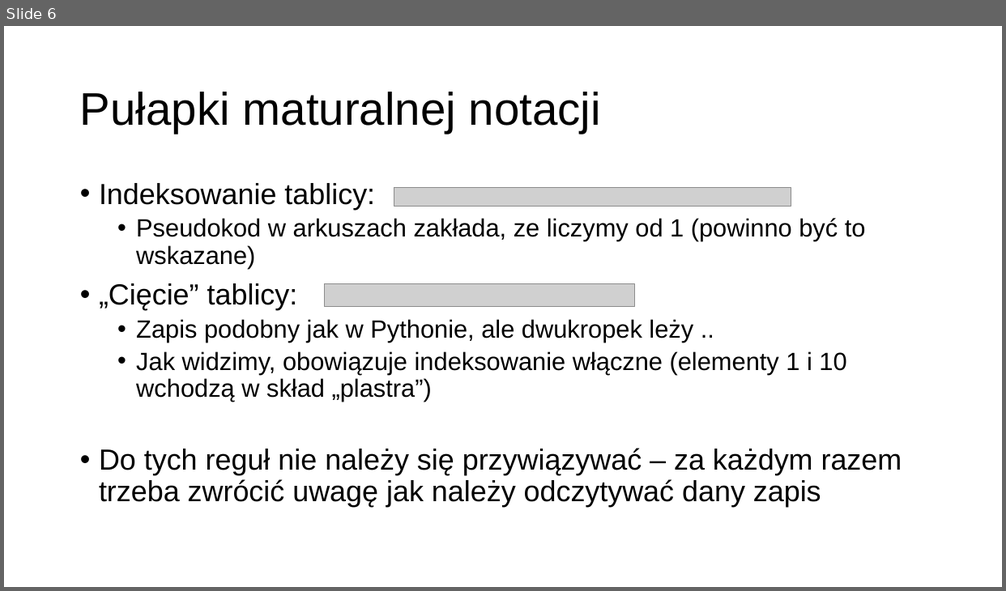
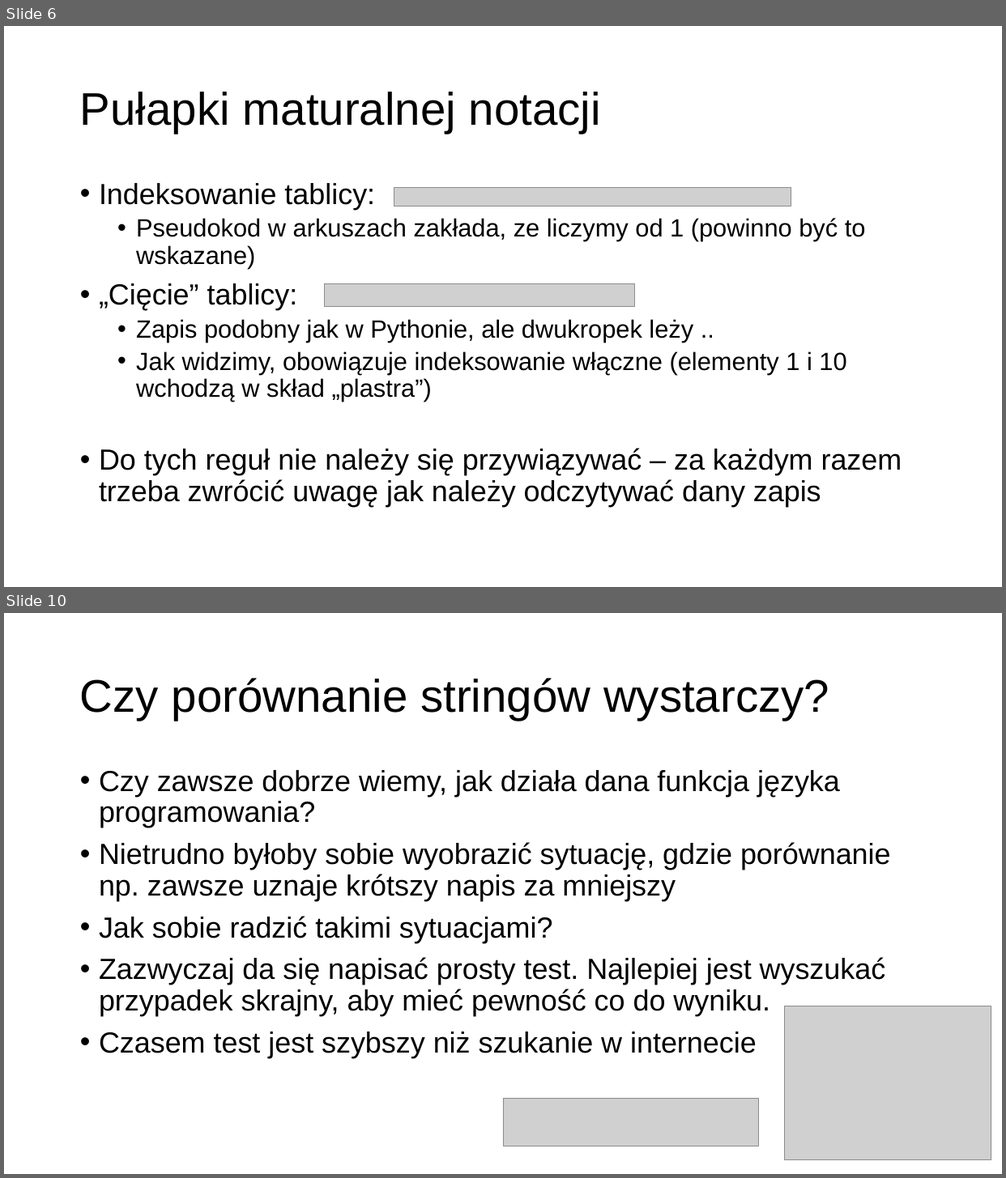
Before and after one commit to MikoStoro/ETI_Academy_Matura, a slide deck: prezentacje/Prezentacja3.pptx. Shown one above the other, each under a label of ours: slide 6 before the commit, slides 6 and 10 after it; the slides between them are not shown. The pictures are 1006x591 and 1006x1178 pixels, drawn with LibreOffice and Linux fonts; fonts in the diff are those of the drawing; grey boxes stand for pictures; background and template pictures are left out. Boxes give left, top, right and bottom in pixels: in the first picture for what was removed or moved away, otherwise in the second. Text is boxed around its words. In the diff, an @@ line names an element or a change of style, - is before the commit and + after.

```diff
--- a/prezentacje/Prezentacja3.pptx
+++ b/prezentacje/Prezentacja3.pptx
@@ slide 10 added at box(4, 613, 1002, 1174), background picture (left out) @@
@@ title added at box(80, 678, 829, 720), 44 pt, text #000000 @@
+Czy porównanie stringów wystarczy?
@@ text added at box(99, 770, 891, 1059), 28 pt, text #000000 @@
+• Czy zawsze dobrze wiemy, jak działa dana funkcja języka programowania?
+• Nietrudno byłoby sobie wyobrazić sytuację, gdzie porównanie np. zawsze uznaje krótszy napis za mniejszy
+• Jak sobie radzić takimi sytuacjami?
+• Zazwyczaj da się napisać prosty test. Najlepiej jest wyszukać przypadek skrajny, aby mieć pewność co do wyniku.
+• Czasem test jest szybszy niż szukanie w internecie
@@ picture added at box(785, 1007, 991, 1161) @@
@@ picture added at box(503, 1098, 760, 1147) @@
```
Also in this commit, not shown: 1 slide changed, 10 other slides added, 1 slide removed, 3 other files.
